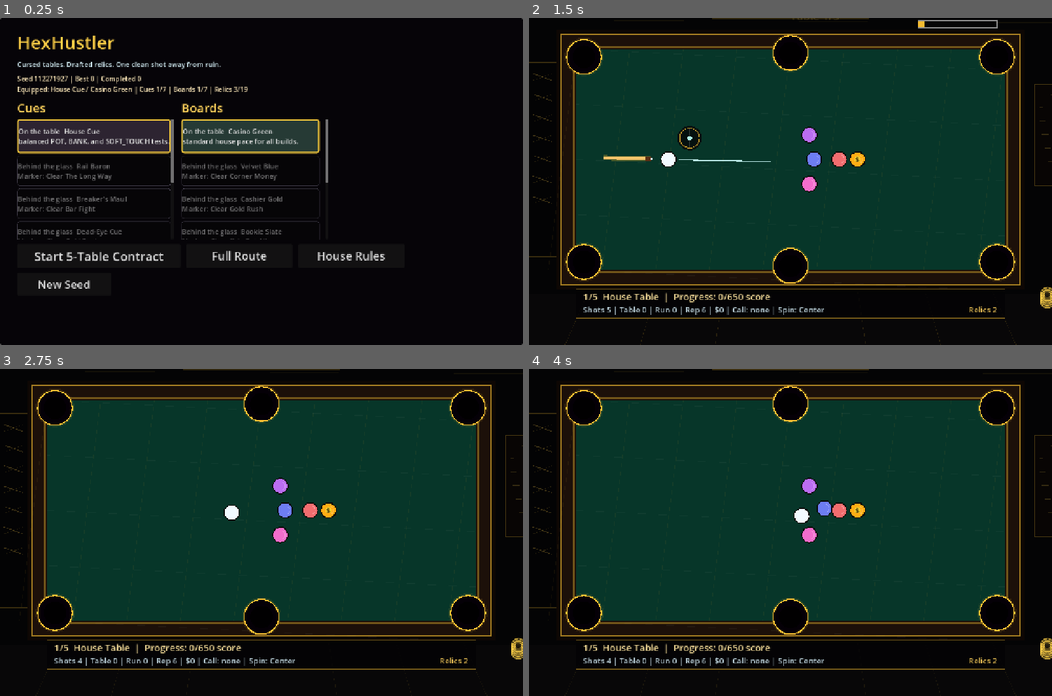
Above: before the commit, frames 1-4 (two rows, left to right).
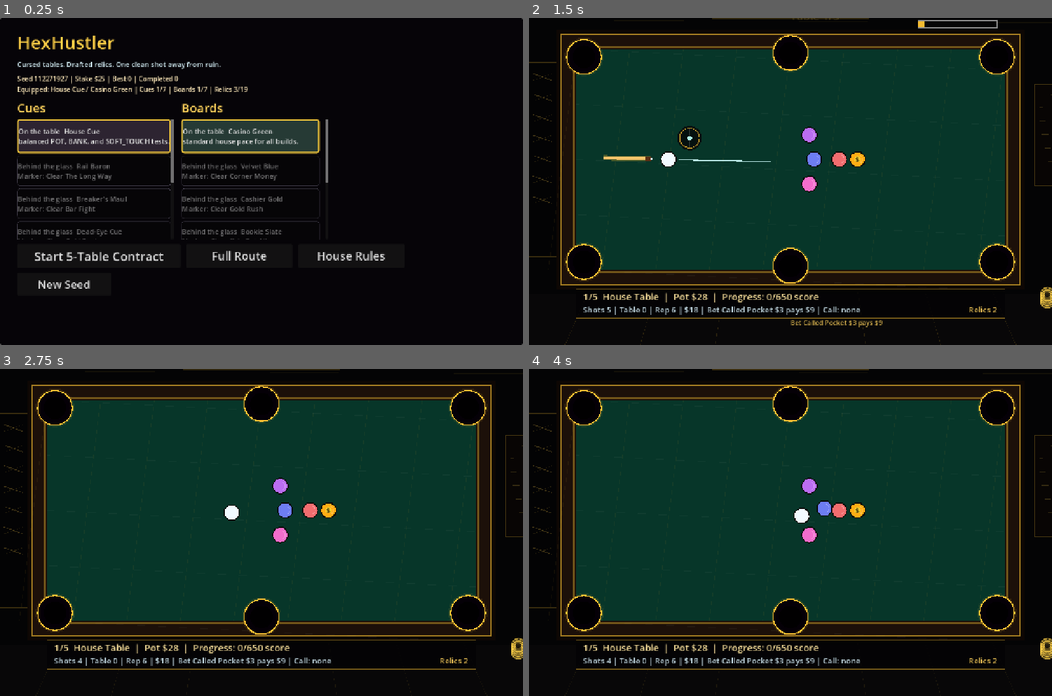
Above: after the commit, the same moments.

Repository: masamoon/hexhustler
Game: Godot game, scene res://scenes/main/GameRoot.tscn
Same seed, same stepped clock (60 frames per second), same inputs: the game is played once before the commit and once after it.
Inputs (mouse positions are in pixels of both pictures, inside the frame that each line leads up to):
- Up to frame 1 (0.25 s): no input
- Up to frame 2 (1.5 s): click "Start 5-Table Contract" at 0.5 s; tap Enter at 1.25 s; move the mouse to (905, 165) at 1.27 s; hold D from 1.28 s (still down); tap B at 1.35 s; click (905, 165) at 1.42 s
- Up to frame 3 (2.75 s): release D at 2 s; drag from (156, 548) to (57, 408) at 2.02 s
- Up to frame 4 (4 s): move the mouse to (842, 460) at 2.77 s; hold D 2.78-3.5 s; tap Q at 2.85 s; click (842, 460) at 2.92 s; tap B at 3.05 s; drag from (764, 597) to (790, 404) at 3.52 s

The runs differ from the first frame. In frame 1, 0.2% of the frame differs, in the area x 14-35%, y 17-21%; in frame 2, 0.9%, in the area x 25-68%, y 84-95%; in frame 3, 0.7%; in frame 4, 0.7%.

Commit message:
Add bankroll and side bet economy

Diff:
--- a/scripts/GameRoot.gd
+++ b/scripts/GameRoot.gd
@@ -40,6 +40,8 @@
 const DESIGN_SIZE := Vector2(1280, 800)
 const VIEWPORT_MARGIN := 18.0
 const BETA_CONTRACT_TABLES := 5
+const STARTING_CASH := 25
+const DEBT_REP_STEP := 18
 const POCKET_CORNER_GAP := 76.0
 const POCKET_SIDE_GAP := 96.0
 const POCKET_SENSOR_RADIUS := 42.0
@@ -58,6 +60,7 @@
 var run_active := false
 var run_health := 6
 var run_cash := 0
+var run_debt := 0
 var run_style := 0
 var run_score := 0
 var run_cue_aim_bonus := 0.0
@@ -71,6 +74,8 @@
 var run_contract_name := "Full Route"
 var table_index := 0
 var table_score := 0
+var table_buy_in := 0
+var table_pot := 0
 var table_shots_used := 0
 var shots_remaining := 0
 var shot_id := 0
@@ -184,6 +189,8 @@
 var chalk_inventory: Dictionary = {}
 var equipped_chalk_id: StringName = &""
 var active_shot_chalk_id: StringName = &""
+var current_side_bet: StringName = &""
+var active_shot_side_bet: StringName = &""
 var active_shot_chalk_used := false
 var active_shot_velvet_rails_used := false
 var menu_panel: PanelContainer
@@ -1359,7 +1366,7 @@
 	box.add_child(close_button)
 
 func _menu_rules_text() -> String:
-	return "Every table is an encounter. Clear the route before …(91 unchanged characters)… shoot. Right click a pocket to call it. Q/E set side English, W/S set follow or draw, and X resets spin. Softer shots are often safer than a full break.\n\nThe house pays for intent: bank sho …(858 unchanged characters)…
+	return "Every table is an encounter. Clear the route before …(91 unchanged characters)… shoot. Right click a pocket to call it. B cycles a side bet, Q/E set side English, W/S set follow or draw, and X resets spin. Softer shots are often safer than a full break.\n\nEach room takes a buy-in and pays a pot when cleared. Missed side bets and failed rooms can push you into debt; later cash pays debt before it reaches your pocket.\n\nThe house pays for intent: bank sho …(858 unchanged characters)…
 
 func _show_menu_rules() -> void:
 	if menu_rules_panel != null:
@@ -1553,7 +1560,7 @@
 
 func _menu_house_case_text() -> String:
 	var lines: Array[String] = []
-	lines.append("Seed " + str(next_run_seed) + " | Best " + str(best_run_score) + " | Completed " + str(runs_completed))
+	lines.append("Seed " + str(next_run_seed) + " | Stake $" + str(STARTING_CASH) + " | Best " + str(best_run_score) + " | Completed " + str(runs_completed))
 	lines.append("Equipped: " + _cue_name(selected_cue_id) + " / " + _board_name(selected_board_id) + " | " + _menu_collection_progress_text())
 	if _has_new_case_unlocks():
 		lines.append(_new_case_unlock_text(3))
@@ -1889,10 +1896,10 @@
 		table_text = _contract_route_name_text() + " table " + _contract_room_progress_text() + ": " + _table_tier_text(current_table) + " | " + String(current_table.get("name", "Table"))
 	var objective := _objective_progress_text() if not current_table.is_empty() else "Progress: -"
 	var mode_text := "Practice marker | " if practice_run else ""
-	return "Left mouse: hold and release to shoot | Right click: call a pocket | Q/E and W/S: English | X: reset spin\n\n …(241 unchanged characters)…
+	return "Left mouse: hold and release to shoot | Right click: call a pocket | B: cycle side bet | Q/E and W/S: English | X: reset spin\n\n …(241 unchanged characters)…
 
 func _pause_build_text() -> String:
-	return "Stake: " + str(run_score) + " score | $" + str(run_cash) + " | " + _style_status_text() + " | R …(304 unchanged characters)…
+	return "Stake: " + str(run_score) + " score | " + _cash_status_text() + " | " + _style_status_text() + " | R …(304 unchanged characters)…
 
 func _pause_beta_ledger_text() -> String:
 	var lines: Array[String] = []
@@ -3099,7 +3106,10 @@
 	_save_progress()
 	reward_rng.seed = run_seed + (selected_practice_table * 7919 if practice_run else 0)
 	run_health = 6
-	run_cash = 0
+	run_cash = STARTING_CASH
+	run_debt = 0
+	current_side_bet = &""
+	active_shot_side_bet = &""
 	run_style = 0
 	run_score = 0
 	run_cue_aim_bonus = 0.0
@@ -3137,13 +3147,17 @@
 	completed_current_table = false
 	failed_current_table = false
 	table_score = 0
+	table_buy_in = 0
+	table_pot = 0
 	table_shots_used = 0
 	table_notes.clear()
 	pocket_use.clear()
 	called_pocket_id = &""
 	current_shot_called_pocket_id = &""
+	active_shot_side_bet = &""
 	shots_remaining = int(current_table.get("shot_limit", 6))
 	_apply_run_contracts_to_current_table()
+	_open_table_wager()
 	shot_id = 0
 	boss_health = int(current_table.get("boss_health", 0))
 	boss_vulnerable = false
@@ -3180,6 +3194,115 @@
 	if shot_receipt_panel != null:
 		shot_receipt_panel.visible = false
 		shot_receipt_seconds = 0.0
+
+func _open_table_wager() -> void:
+	if practice_run:
+		table_buy_in = 0
+		table_pot = 0
+		return
+	var tier := _table_tier(current_table)
+	table_buy_in = 4 + tier * 3 + mini(table_index, 5) * 2
+	table_pot = table_buy_in * (3 + tier)
+	_apply_cash_delta(-table_buy_in)
+	table_notes.append("Buy-in $" + str(table_buy_in) + " opens a $" + str(table_pot) + " room pot")
+	print("Table wager: buy-in $", table_buy_in, " | pot $", table_pot, " | ", _cash_status_text())
+
+func _apply_cash_delta(amount: int) -> void:
+	if amount == 0:
+		return
+	if amount > 0:
+		var payout := amount
+		if run_debt > 0:
+			var paid := mini(run_debt, payout)
+			run_debt -= paid
+			payout -= paid
+		run_cash += payout
+		return
+	run_cash += amount
+	if run_cash < 0:
+		run_debt += -run_cash
+		run_cash = 0
+
+func _cash_status_text() -> String:
+	if run_debt > 0:
+		return "$" + str(run_cash) + " | Debt $" + str(run_debt)
+	return "$" + str(run_cash)
+
+func _cycle_side_bet() -> void:
+	var bets: Array[StringName] = [&"", &"called", &"bank", &"gold", &"multi"]
+	var index := bets.find(current_side_bet)
+	if index < 0:
+		current_side_bet = &"called"
+	else:
+		current_side_bet = bets[(index + 1) % bets.size()]
+	_show_float(_side_bet_status_text(), TABLE_RECT.position + Vector2(TABLE_RECT.size.x * 0.5, TABLE_RECT.size.y + RAIL_THICKNESS + 108.0), Color(1.0, 0.82, 0.36), 18)
+	_update_hud()
+	queue_redraw()
+
+func _side_bet_status_text() -> String:
+	if current_side_bet == &"":
+		return "Bet: none"
+	return "Bet " + _side_bet_name(current_side_bet) + " $" + str(_side_bet_cost(current_side_bet)) + " pays $" + str(_side_bet_payout(current_side_bet))
+
+func _side_bet_name(id: StringName) -> String:
+	match id:
+		&"called":
+			return "Called Pocket"
+		&"bank":
+			return "Bank/Kick"
+		&"gold":
+			return "Gold Ball"
+		&"multi":
+			return "Multi-pot"
+		_:
+			return "None"
+
+func _side_bet_cost(id: StringName) -> int:
+	if id == &"" or practice_run:
+		return 0
+	var base := 2 + _table_tier(current_table)
+	match id:
+		&"gold":
+			return base + 1
+		&"multi":
+			return base + 2
+		_:
+			return base
+
+func _side_bet_payout(id: StringName) -> int:
+	if id == &"":
+		return 0
+	var multiplier := 4 if id == &"multi" else 3
+	return _side_bet_cost(id) * multiplier
+
+func _side_bet_hit(summary: ShotSummary, id: StringName) -> bool:
+	match id:
+		&"called":
+			return summary.tags.has(&"CALLED_POCKET")
+		&"bank":
+			return summary.tags.has(&"BANK") or summary.tags.has(&"KICK")
+		&"gold":
+			return summary.potted_kinds.has(&"gold")
+		&"multi":
+			return summary.tags.has(&"MULTI_POT")
+		_:
+			return false
+
+func _apply_side_bet(summary: ShotSummary) -> void:
+	if active_shot_side_bet == &"" or practice_run:
+		return
+	var cost := _side_bet_cost(active_shot_side_bet)
+	var payout := _side_bet_payout(active_shot_side_bet)
+	var name := _side_bet_name(active_shot_side_bet)
+	if _side_bet_hit(summary, active_shot_side_bet):
+		summary.cash_delta += payout
+		summary.style_delta += 1
+		summary.breakdown.append("Side bet hit (" + name + "): +$" + str(payout) + ", +1 Style")
+		_show_float("SIDE BET +$" + str(payout), _shot_feedback_anchor(summary) + Vector2(0, -88), Color(1.0, 0.82, 0.28), 24)
+	else:
+		summary.cash_delta -= cost
+		summary.breakdown.append("Side bet missed (" + name + "): -$" + str(cost))
+		_show_float("BET LOST -$" + str(cost), TABLE_RECT.position + Vector2(TABLE_RECT.size.x * 0.5, -76), Color(1.0, 0.34, 0.24), 22)
 
 func _consume_table_intro_input(event: InputEvent) -> bool:
 	if table_intro_seconds <= 0.0 or table_intro_panel == null or not table_intro_panel.visible:
@@ -3615,6 +3738,9 @@
 				KEY_X:
 					_reset_cue_spin()
 					return
+				KEY_B:
+					_cycle_side_bet()
+					return
 
 	if state != State.AIMING and state != State.CHARGING_SHOT:
 		return
@@ -3810,6 +3936,7 @@
 	current_shot_aim_dir = aim_dir
 	cue_spin_contact_applied = false
 	current_shot_called_pocket_id = called_pocket_id
+	active_shot_side_bet = current_side_bet
 	var power_curve := pow(charge_t, 1.45)
 	var min_power := MIN_POWER * float(_cue_def(selected_cue_id).get("min_power", 1.0)) * maxf(0.74, 1.0 - run_cue_spin_bonus * 0.18)
 	var max_power := MAX_POWER * float(_cue_def(selected_cue_id).get("max_power", 1.0)) * (1.0 + run_cue_power_bonus)
@@ -3834,7 +3961,8 @@
 		"chalk_id": active_shot_chalk_id,
 		"spin_x": current_shot_spin.x,
 		"spin_y": current_shot_spin.y,
-		"called_pocket_id": current_shot_called_pocket_id
+		"called_pocket_id": current_shot_called_pocket_id,
+		"side_bet": active_shot_side_bet
 	}, cue_ball.global_position))
 	for ball in _active_balls():
 		moved_start_positions[ball.ball_id] = ball.global_position
@@ -4310,12 +4438,13 @@
 	if active_shot_velvet_rails_used:
 		summary.breakdown.append("Velvet Rails preserved rail speed")
 	_apply_rival_intent(summary)
+	_apply_side_bet(summary)
 	last_summary = summary
 	_record_table_tags(summary)
 
 	table_score += summary.final_score
 	run_score += summary.final_score
-	run_cash = max(0, run_cash + summary.cash_delta)
+	_apply_cash_delta(summary.cash_delta)
 	run_style += summary.style_delta
 	run_health = clampi(run_health + summary.health_delta, 0, 9)
 	_show_shot_receipt(summary)
@@ -4324,6 +4453,8 @@
 		_show_float("+" + str(summary.final_score), TABLE_RECT.position + Vector2(TABLE_RECT.size.x * 0.5, 46), Color(0.72, 1.0, 0.66), 30)
 	if summary.cash_delta > 0:
 		_show_float("+$" + str(summary.cash_delta), TABLE_RECT.position + Vector2(TABLE_RECT.size.x * 0.5 + 120, 48), Color(1.0, 0.86, 0.24), 24)
+	elif summary.cash_delta < 0:
+		_show_float("-$" + str(abs(summary.cash_delta)), TABLE_RECT.position + Vector2(TABLE_RECT.size.x * 0.5 + 120, 48), Color(1.0, 0.34, 0.24), 24)
 
 	_reset_cue_if_needed()
 	_check_table_end()
@@ -4803,9 +4934,13 @@
 		bonus_style += 1
 		table_notes.append("Runout Clear: +" + str(runout_score) + ", +$2, +1 Style")
 		_show_runout_feedback(runout_score)
+	if table_pot > 0:
+		bonus_cash += table_pot
+		table_notes.append("Room pot paid: +$" + str(table_pot))
+		table_pot = 0
 	run_score += bonus_score
 	table_score += bonus_score
-	run_cash += bonus_cash
+	_apply_cash_delta(bonus_cash)
 	run_style += bonus_style
 	for note in notes:
 		table_notes.append(String(note))
@@ -4821,7 +4956,15 @@
 
 func _fail_table() -> void:
 	current_log.add_event(GameplayEvent.new(GameplayEvent.Type.TABLE_FAILED, shot_id, {"table": current_table.get("id", &"")}))
+	if table_buy_in > 0:
+		var marker := maxi(2, int(ceil(float(table_buy_in) * 0.5)))
+		_apply_cash_delta(-marker)
+		table_notes.append("House marker: -$" + str(marker))
+		_show_float("MARKER -$" + str(marker), TABLE_RECT.position + Vector2(TABLE_RECT.size.x * 0.5, -74), Color(1.0, 0.30, 0.22), 24)
 	run_health = max(0, run_health - 1)
+	if run_debt >= DEBT_REP_STEP:
+		run_health = max(0, run_health - 1)
+		table_notes.append("Debt collector: -1 Rep")
 	var fail_relics := relic_engine.apply_on_table_fail(relic_ids)
 	var health_delta := int(fail_relics.get("health", 0))
 	if health_delta != 0:
@@ -4851,13 +4994,13 @@
 
 func _table_fail_summary() -> String:
 	var lines: Array[String] = []
-	lines.append("The felt takes 1 reputation. No offer is paid on a failed table.")
+	lines.append("The felt takes 1 reputation. Failed tables add a marker and pay no room pot.")
 	lines.append("Table dossier: " + _table_dossier_text())
 	if relic_ids.has(&"high_roller_chip"):
 		lines.append("High Roller Chip adds a second reputation loss on failed tables.")
 	lines.append(_objective_failure_line())
 	lines.append(_objective_progress_text())
-	lines.append("Table score " + str(table_score) + " | Shots used " + str(table_shots_used) + " | " + _clean_table_status_text() + " | Rep " + str(run_health) + " | Cash $" + str(run_cash))
+	lines.append("Table score " + str(table_score) + " | Shots used " + str(table_shots_used) + " | " + _clean_table_status_text() + " | Rep " + str(run_health) + " | " + _cash_status_text())
 	if last_summary != null and not last_summary.breakdown.is_empty():
 		lines.append("Last shot: " + _last_breakdown_text(3))
 	if last_summary != null and not last_summary.tags.is_empty():
@@ -5038,7 +5181,7 @@
 	lines.append("The house pays " + str(table_score) + " | Shots spent " + str(table_shots_used) + " | Shots banked " + str(shots_remaining) + " | " + _clean_table_status_text())
 	lines.append(_objective_progress_text() + " | " + _table_dossier_text())
 	lines.append("Case opened: " + _table_reward_case_text(current_table) + " | " + _reward_case_reason_text())
-	lines.append("Run stake: " + str(run_score) + " | $" + str(run_cash) + " | " + _style_status_text() + " | Rep " + str(run_health))
+	lines.append("Run stake: " + str(run_score) + " | " + _cash_status_text() + " | " + _style_status_text() + " | Rep " + str(run_health))
 	lines.append("Next pressure: " + _next_table_pressure_text())
 	if last_summary != null and not last_summary.tags.is_empty():
 		lines.append("Last shot: " + _compact_tag_csv(last_summary.tags, 5))
@@ -5679,7 +5822,7 @@
 			_show_float("Relic: " + relic_engine.get_display_name(id), TABLE_RECT.position + Vector2(TABLE_RECT.size.x * 0.5, 34), Color(1.0, 0.86, 0.36), 24)
 		&"cash":
 			var amount := int(reward.get("amount", 0))
-			run_cash += amount
+			_apply_cash_delta(amount)
 			_show_float("+$" + str(amount), TABLE_RECT.position + Vector2(TABLE_RECT.size.x * 0.5, 34), Color(1.0, 0.86, 0.24), 24)
 		&"chalk":
 			var chalk_id: StringName = reward.get("id", &"")
@@ -5690,7 +5833,7 @@
 			if run_cash < cost:
 				_show_float("Short cash", TABLE_RECT.position + Vector2(TABLE_RECT.size.x * 0.5, 34), Color(1.0, 0.34, 0.24), 24)
 				return
-			run_cash -= cost
+			_apply_cash_delta(-cost)
 			match reward.get("id", &""):
 				&"rep_patch":
 					run_health = clampi(run_health + int(reward.get("health", 0)), 0, 9)
@@ -5791,7 +5934,7 @@
 	elif _is_short_contract():
 		lines.append("Short contract: table unlocks and best score are written, but full-route completion stays unclaimed.")
 	lines.append("Seed " + str(run_seed))
-	lines.append(_contract_route_name_text() + " | Rooms " + str(run_table_ledger.size()) + "/" + str(_run_table_goal_count()) + " | Score " + str(run_score) + " | Best " + str(best_run_score) + " | Cash $" + str(run_cash) + " | " + _style_status_text() + " | Rep " + str(run_health))
+	lines.append(_contract_route_name_text() + " | Rooms " + str(run_table_ledger.size()) + "/" + str(_run_table_goal_count()) + " | Score " + str(run_score) + " | Best " + str(best_run_score) + " | " + _cash_status_text() + " | " + _style_status_text() + " | Rep " + str(run_health))
 	lines.append("Cue " + _cue_name(selected_cue_id) + " | Board " + _board_name(selected_board_id))
 	lines.append(_run_upgrade_summary())
 	lines.append("")
@@ -6042,7 +6185,7 @@
 		return
 	hud_labels["title"].text = _contract_room_progress_text() + "  " + String(current_table.get("name", "Table"))
 	hud_labels["objective"].text = _objective_progress_text()
-	hud_labels["stats"].text = "Shots " + str(shots_remaining) + " | Table " + str(table_score) + " | Run " + str(run_score) + " | Rep " + str(run_health) + " | $" + str(run_cash) + " | " + _called_pocket_text() + " | " + _spin_label_text()
+	hud_labels["stats"].text = "Shots " + str(shots_remaining) + " | Table " + str(table_score) + " | Rep " + str(run_health) + " | " + _cash_status_text() + " | " + _side_bet_status_text() + " | " + _called_pocket_text()
 	hud_labels["route"].text = ""
 	hud_labels["rival"].text = ""
 	hud_labels["tags"].text = ""
@@ -6530,8 +6673,8 @@
 	var strip := Rect2(TABLE_RECT.position + Vector2(0.0, TABLE_RECT.size.y + RAIL_THICKNESS + 10.0), Vector2(TABLE_RECT.size.x, 76.0))
 	draw_rect(strip, Color(0.012, 0.010, 0.018, 0.82))
 	draw_rect(strip, Color(accent.r, accent.g, accent.b, 0.44), false, 2.0)
-	var title := _contract_room_progress_text() + "  " + String(current_table.get("name", "Table")) + "  |  " + _objective_progress_text()
-	var stats := "Shots " + str(shots_remaining) + " | Table " + str(table_score) + " | Run " + str(run_score) + " | Rep " + str(run_health) + " | $" + str(run_cash) + " | " + _called_pocket_text() + " | " + _spin_label_text()
+	var title := _contract_room_progress_text() + "  " + String(current_table.get("name", "Table")) + "  |  Pot $" + str(table_pot) + "  |  " + _objective_progress_text()
+	var stats := "Shots " + str(shots_remaining) + " | Table " + str(table_score) + " | Rep " + str(run_health) + " | " + _cash_status_text() + " | " + _side_bet_status_text() + " | " + _called_pocket_text()
 	draw_string(font, strip.position + Vector2(18.0, 29.0), title, HORIZONTAL_ALIGNMENT_LEFT, strip.size.x - 36.0, 24, Color(1.0, 0.90, 0.62, 0.95))
 	draw_string(font, strip.position + Vector2(18.0, 61.0), stats, HORIZONTAL_ALIGNMENT_LEFT, strip.size.x - 190.0, 20, Color(0.86, 0.96, 1.0, 0.92))
 	draw_string(font, strip.position + Vector2(strip.size.x - 160.0, 61.0), "Relics " + str(relic_ids.size()), HORIZONTAL_ALIGNMENT_RIGHT, 140.0, 20, Color(1.0, 0.82, 0.36, 0.94))
